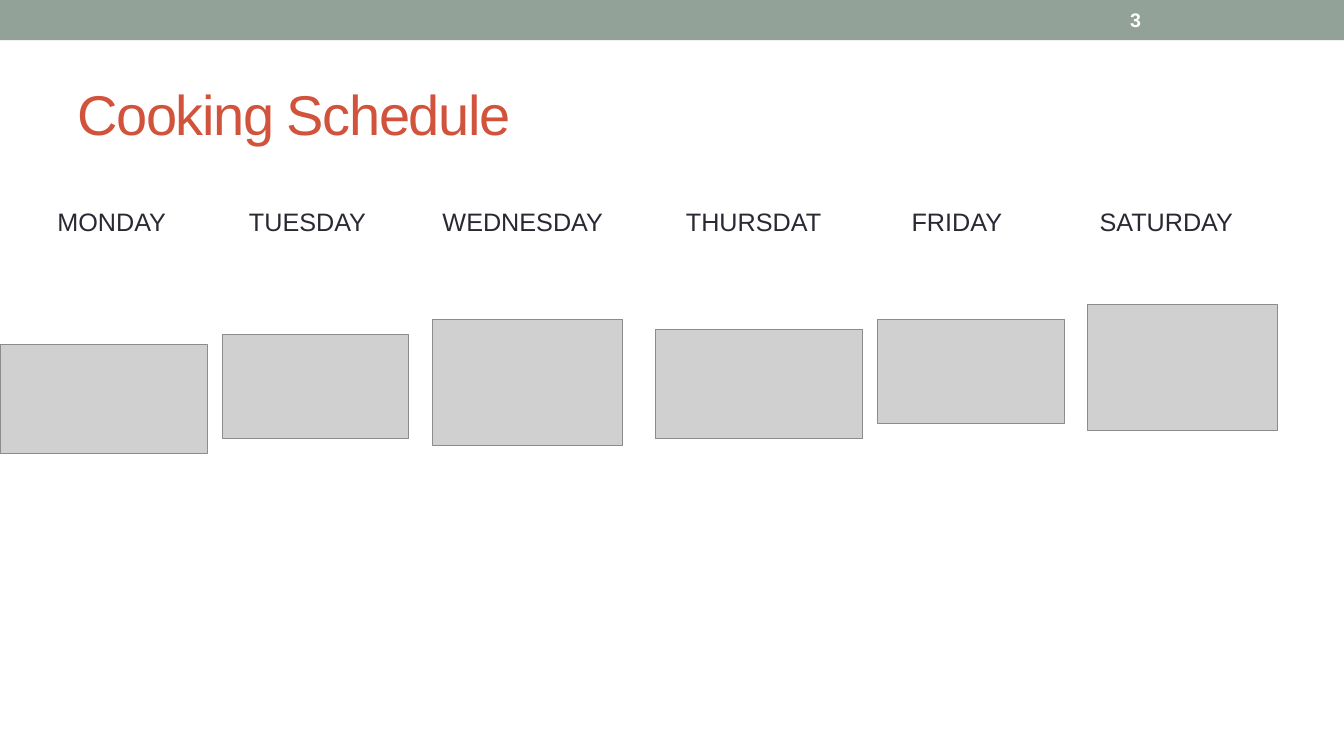
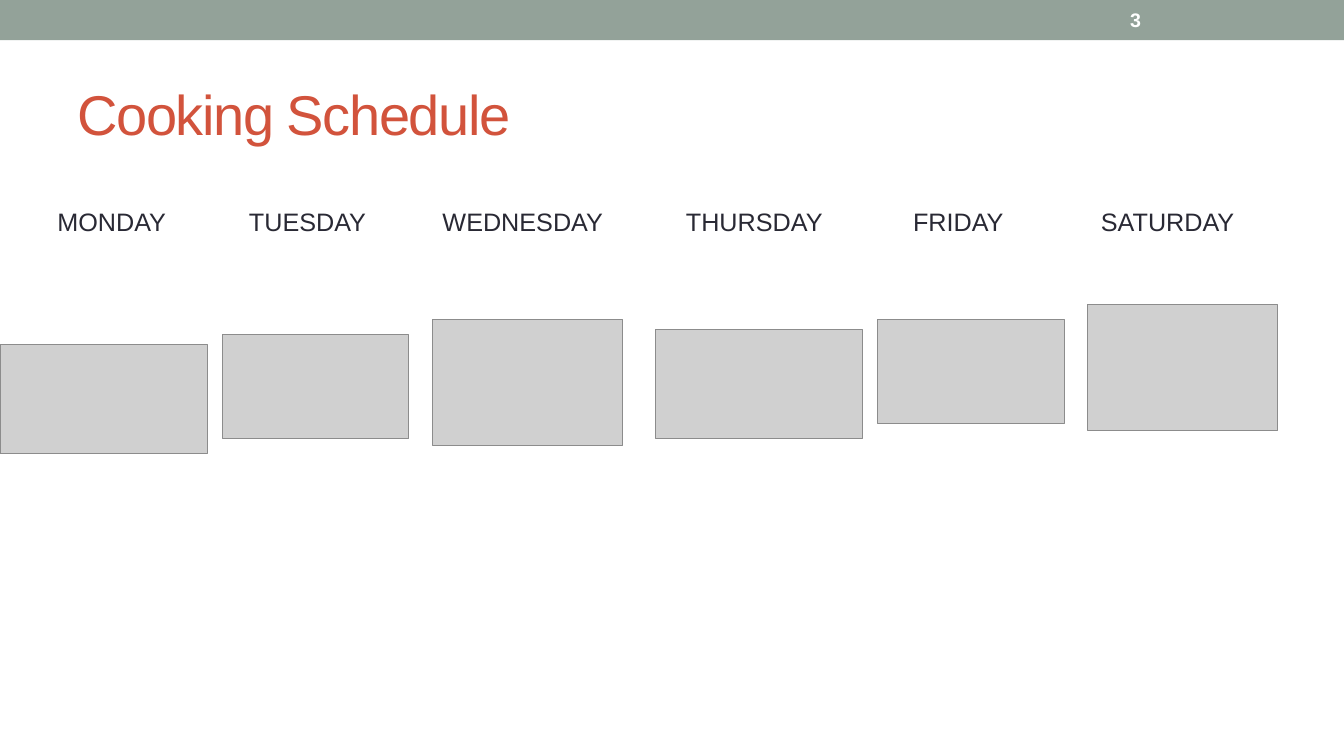
Before and after one commit to nidhiaro/PythonAssignment, a slide deck: slide 3 of 26. RNN.pptx. Drawn at 1344x756 pixels with LibreOffice and Linux fonts; fonts in the diff are those of the drawing; grey boxes stand for pictures. Boxes give left, top, right and bottom in pixels: in the first picture for what was removed or moved away, otherwise in the second. Text is boxed around its words. In the diff, an @@ line names an element or a change of style, - is before the commit and + after.

```diff
--- a/26. RNN.pptx
+++ b/26. RNN.pptx
@@ text at [57, 213, 1234, 232]: text changed @@
-MONDAY TUESDAY WEDNESDAY THURSDAT FRIDAY SATURDAY
+MONDAY TUESDAY WEDNESDAY THURSDAY FRIDAY SATURDAY
```
